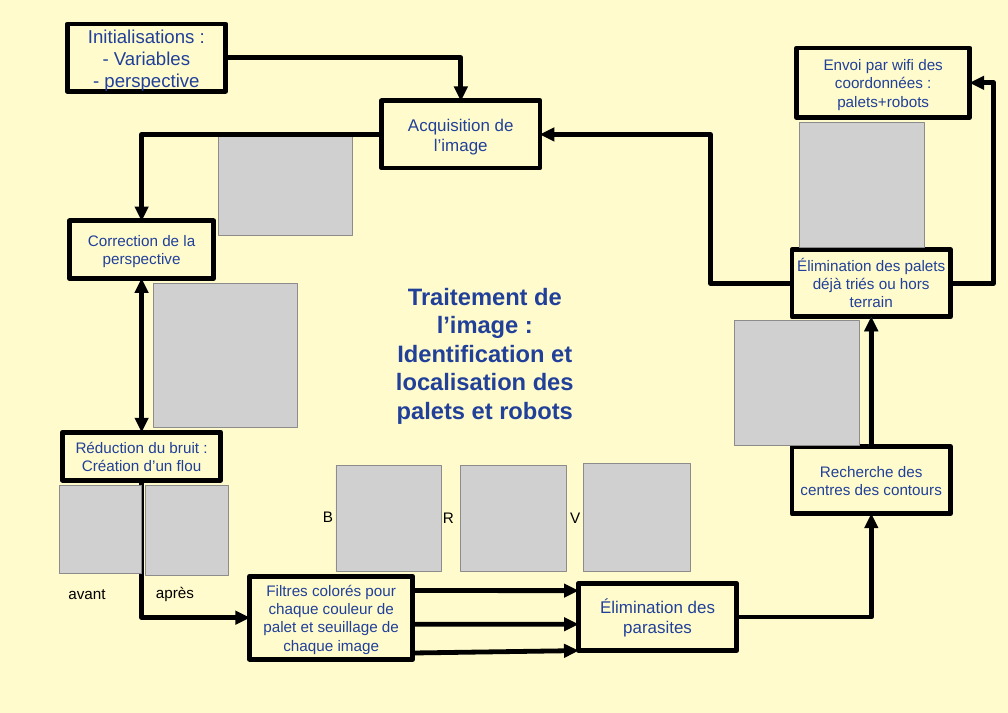
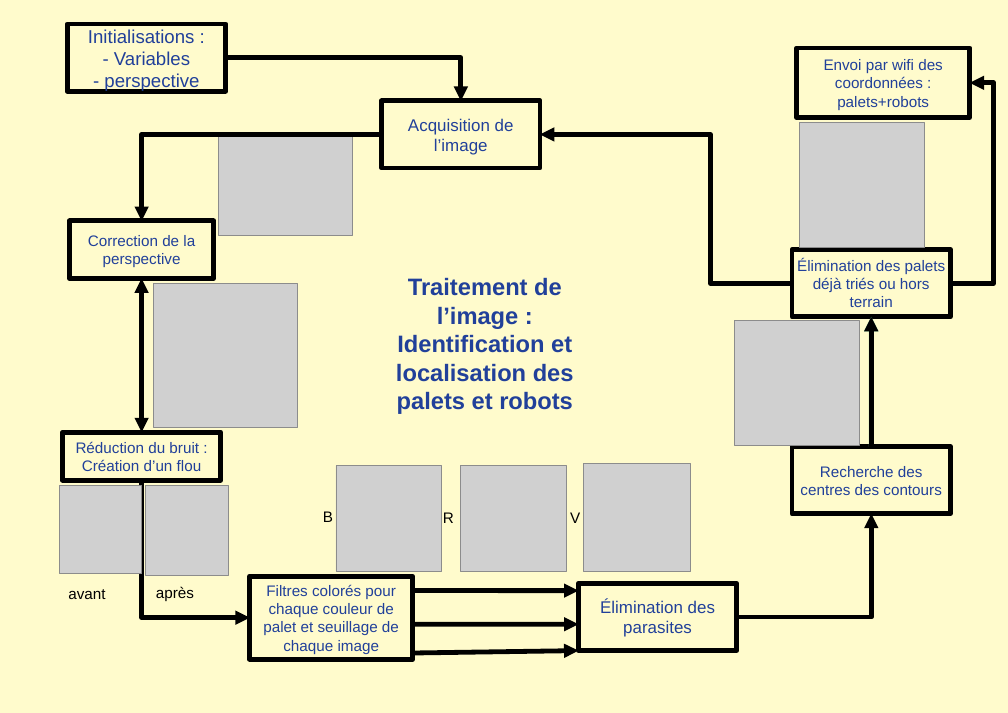
Before and after one commit to loic-broyer/Projet1A-2019-Phelma, a slide deck: slide 1 of posters/poster_main.odp. Drawn at 1008x713 pixels with LibreOffice and Linux fonts; fonts in the diff are those of the drawing; grey boxes stand for pictures. Boxes give left, top, right and bottom in pixels: in the first picture for what was removed or moved away, otherwise in the second. Text is boxed around its words. In the diff, an @@ line names an element or a change of style, - is before the commit and + after.

```diff
--- a/posters/poster_main.odp
+++ b/posters/poster_main.odp
@@ text "Traitement de l’image :": place and size @@
-text "Traitement de l’image :" at [396,287,574,424]
+text "Traitement de l’image :" at [396,277,574,414]
```
